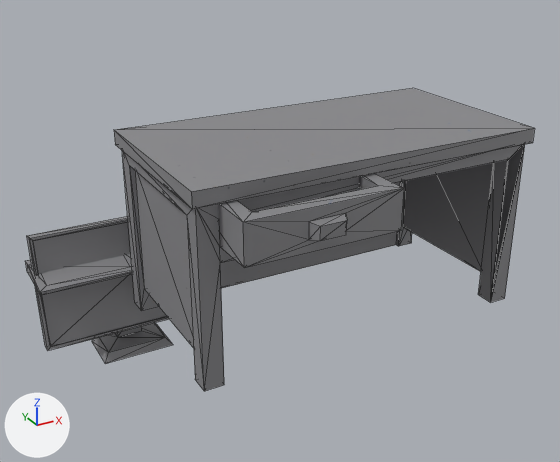
A saved change to the FBX model unity/Assets/Art/BlenderBaked/prop-desk/mesh_prop-desk.fbx.
Both versions are drawn from a 50 mm camera at (-0.679, -1.67, 1.437) aimed at (0.396, 0.286, 0.46). The axes (+X, +Y, +Z) are drawn at lower left. The lights are the same throughout. The picture after the commit comes second. Mesh edges are drawn as thin lines. Vertices at exactly the same position are counted once.

Objects in the first picture: 'mesh_prop-desk'.
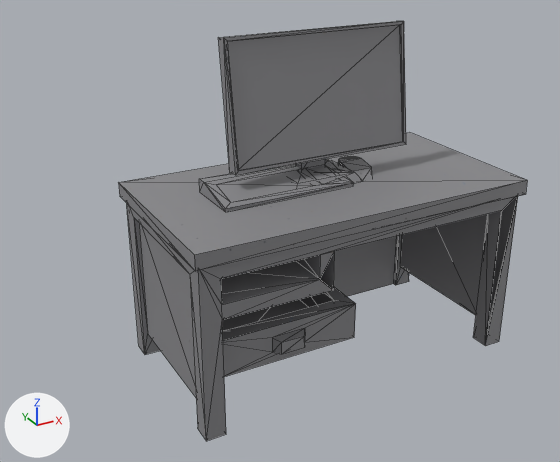
Where the change shows, as pixel boxes [x1, y1, x2, y2] in the pictures (560 x 462 px; the box of a moved part takes in the faces that stretch with it):
'mesh_prop-desk', reshaped, moved (20% narrower, 38% taller)
    before: [26, 88, 535, 391]
    after: [118, 21, 527, 441]
part 1 of me_mesh_desk, moved or reshaped
    before: [218, 174, 404, 268]
    after: [222, 286, 356, 377]
part 2 of me_mesh_desk, moved or reshaped
    before: [27, 216, 173, 364]
    after: [218, 21, 406, 187]
part 3 of me_mesh_desk, moved or reshaped
    before: [26, 254, 133, 295]
    after: [199, 159, 354, 212]
part 4 of me_mesh_desk, moved or reshaped (not visible before)
    after: [338, 156, 373, 179]

Edits to the bpy script that builds the scene:
```text
Change me_mesh_desk:
    used by ob_mesh_prop_desk; location = (0.0, 0.0, 0.17)
    remove me_mesh_desk.from_pydata(...)  # 191 vertices, 354 faces; spans x -0.299..1.124, y -0.17..0.773, z -0.213..0.597
    add me_mesh_desk.from_pydata(...)  # 191 vertices, 354 faces; spans x -0.016..1.124, y -0.016..0.59, z 0.0..1.062
    me_mesh_desk part 1: the loose piece of 24 vertices spanning x 0.062..0.536, y -0.17..0.255, z 0.426..0.547 is moved by (0.0, 0.197, -0.271)
    me_mesh_desk part 2: the loose piece of 38 vertices spanning x -0.291..0.331, y 0.59..0.754, z -0.213..0.253 is moved by (0.534, -0.361, 0.809)
    me_mesh_desk part 3: the loose piece of 18 vertices spanning x -0.299..0.139, y 0.59..0.773, z 0.099..0.141 is moved by (0.475, -0.382, 0.497)
    me_mesh_desk part 4: the loose piece of 32 vertices spanning x 0.22..0.3, y 0.59..0.729, z 0.101..0.139 is moved by (0.431, -0.348, 0.49)
Change ob_mesh_prop_desk:
    ob_mesh_prop_desk.location: (0.0, 0.0, 0.17) -> (0.0, 0.0, 0.0)
```
